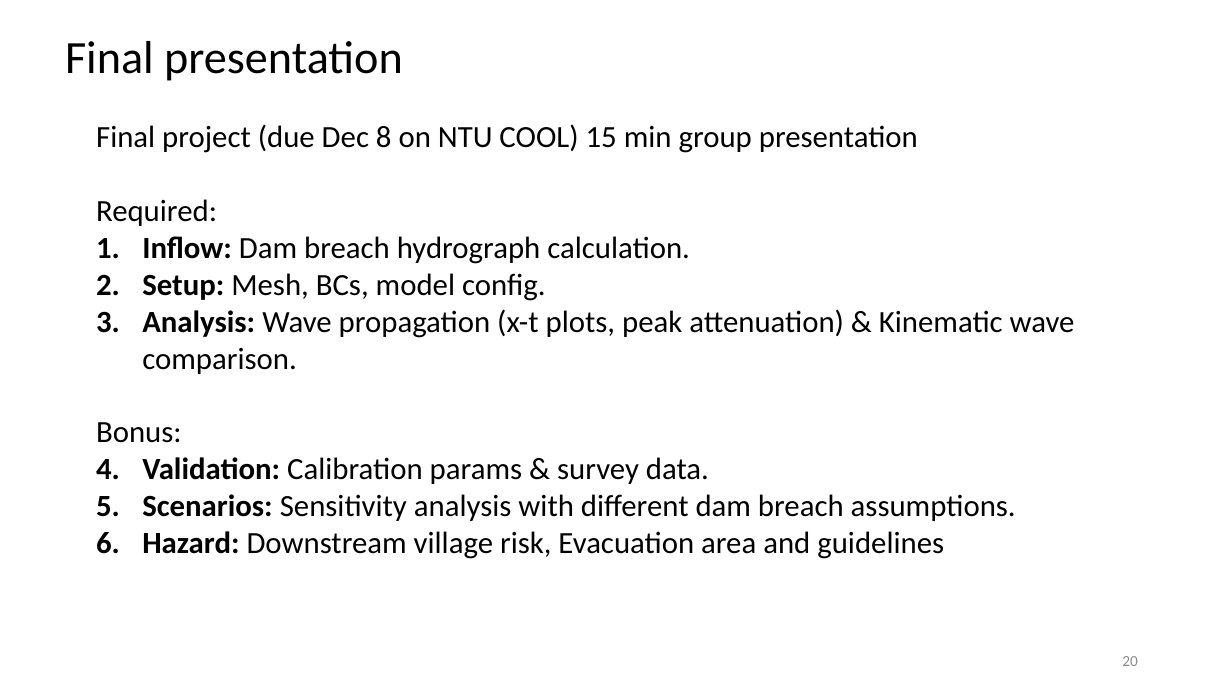
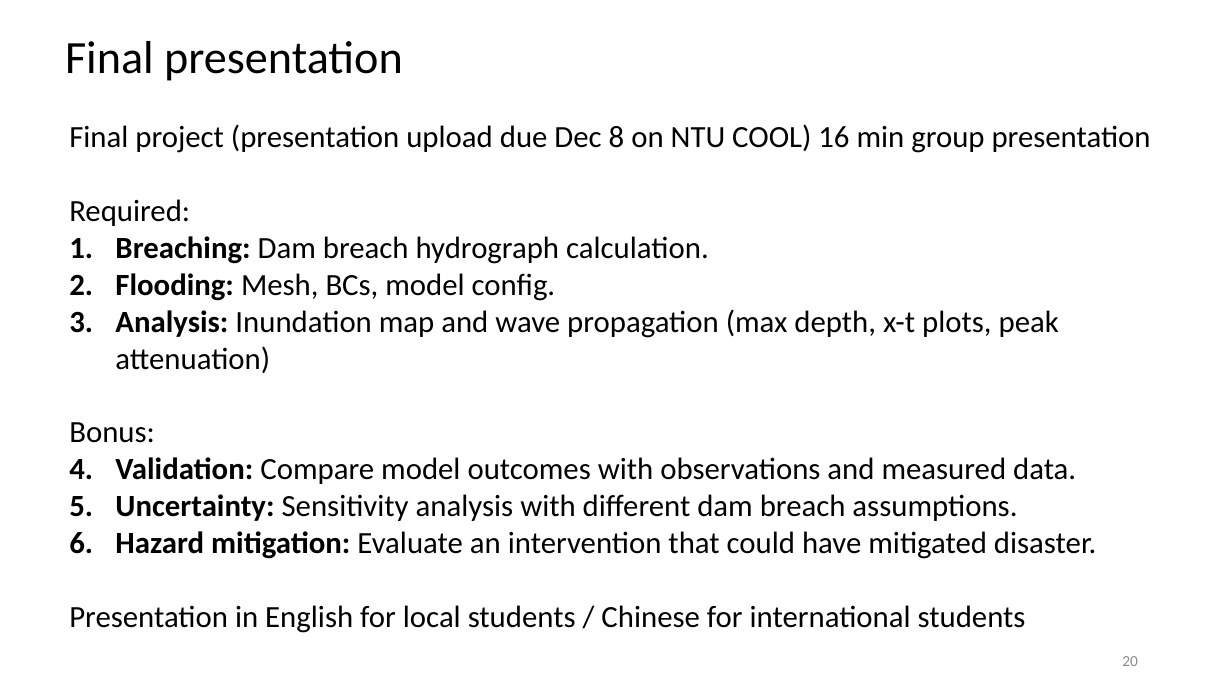
Before and after one commit to damiel-hub/open_channel_watlab_demo, a slide deck: slide 20 of class_slides/Watlab post analysis.pptx. Drawn at 1232x693 pixels with LibreOffice and Linux fonts; fonts in the diff are those of the drawing. Boxes give left, top, right and bottom in pixels: in the first picture for what was removed or moved away, otherwise in the second. Text is boxed around its words. In the diff, an @@ line names an element or a change of style, - is before the commit and + after.

Commit message:
Update Watlab post analysis presentation with new insights and data

```diff
--- a/class_slides/Watlab post analysis.pptx
+++ b/class_slides/Watlab post analysis.pptx
@@ text "Final project (presentation upload due ...": place and size @@
-text "Final project (presentation upload due ..." at [96,124,1075,559]
+text "Final project (presentation upload due ..." at [69,124,1151,633]
@@ text at [69,124,1151,153]: text changed @@
-Final project (due Dec 8 on NTU COOL) 15 min group presentation
+Final project (presentation upload due Dec 8 on NTU COOL) 16 min group presentation
@@ text at [115,236,1059,373]: text changed @@
-1. Inflow: Dam breach hydrograph calculation.
-2. Setup: Mesh, BCs, model config.
-3. Analysis: Wave propagation (x-t plots, peak attenuation) & Kinematic wave comparison.
+1. Breaching: Dam breach hydrograph calculation.
+2. Flooding: Mesh, BCs, model config.
+3. Analysis: Inundation map and wave propagation (max depth, x-t plots, peak attenuation)
@@ text at [69,457,1096,633]: text changed @@
-1. Validation: Calibration params & survey data.
-2. Scenarios: Sensitivity analysis with different dam breach assumptions.
-3. Hazard: Downstream village risk, Evacuation area and guidelines
+1. Validation: Compare model outcomes with observations and measured data.
+2. Uncertainty: Sensitivity analysis with different dam breach assumptions.
+3. Hazard mitigation: Evaluate an intervention that could have mitigated disaster.
+Presentation in English for local students / Chinese for international students
```
